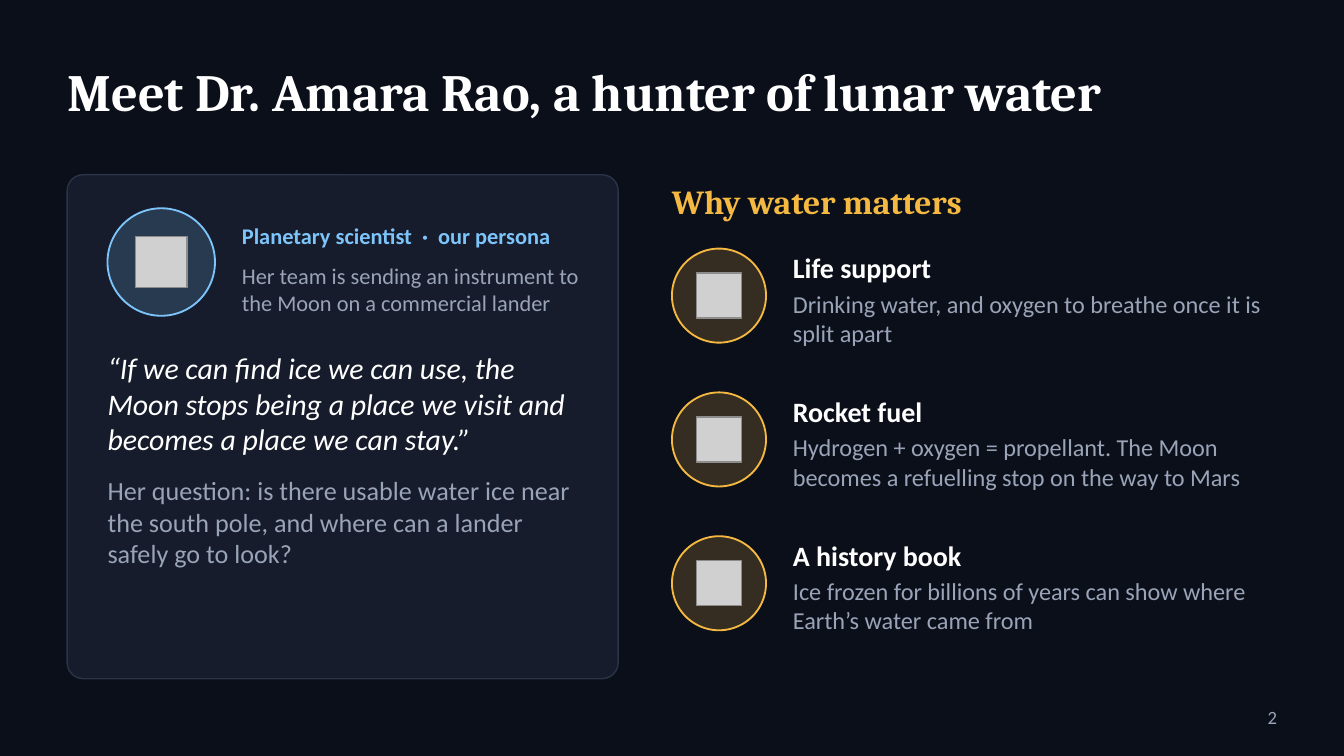
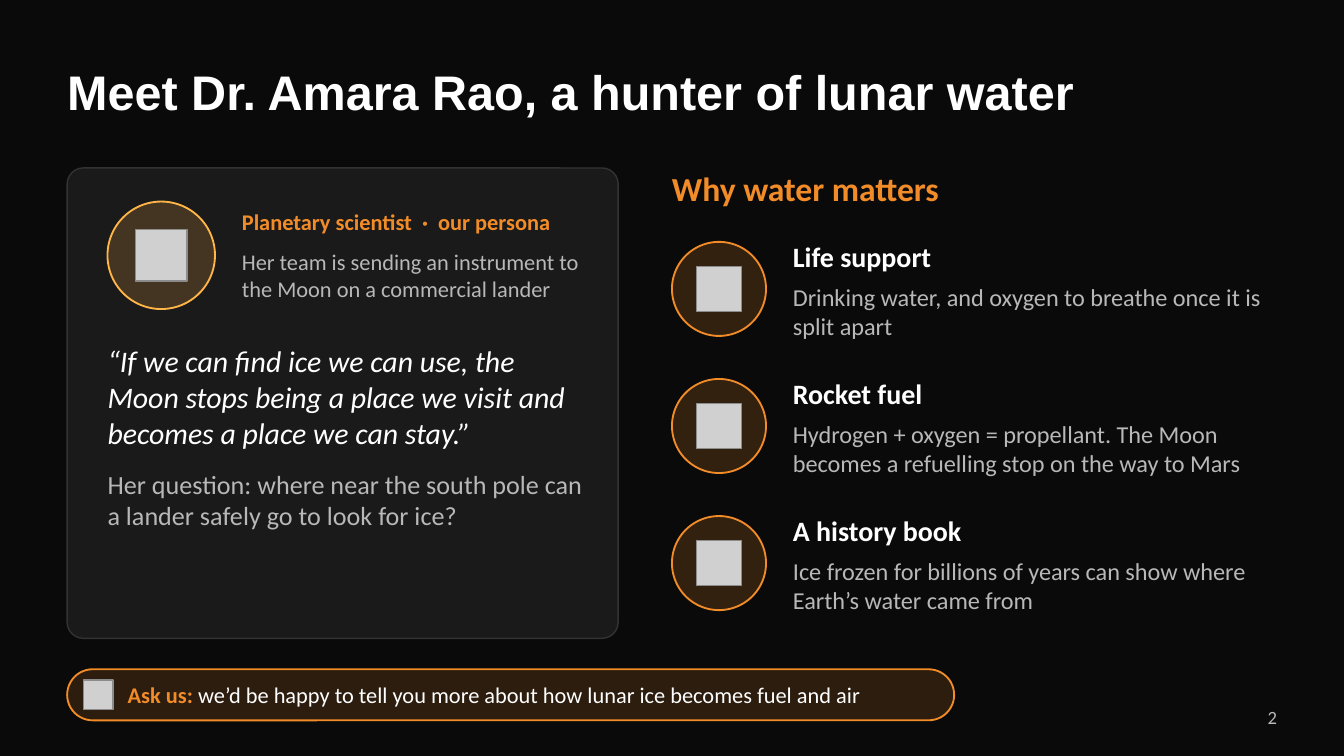
Before and after one commit to McCEwan/Lunarcy, a slide deck: slide 2 of Lunarcy_pitch.pptx. Drawn at 1344x756 pixels with LibreOffice and Linux fonts; fonts in the diff are those of the drawing; grey boxes stand for pictures. Boxes give left, top, right and bottom in pixels: in the first picture for what was removed or moved away, otherwise in the second. Text is boxed around its words. In the diff, an @@ line names an element or a change of style, - is before the commit and + after.

```diff
--- a/Lunarcy_pitch.pptx
+++ b/Lunarcy_pitch.pptx
@@ background #0B0F1A to #0A0A0A @@
@@ title "Meet Dr. Amara Rao, a ..." at (67, 75, 1074, 118): size 28 to 26 pt, font Cambria to Arial @@
@@ rounded rectangle: place and size @@
-rounded rectangle at (67, 175, 618, 679)
+rounded rectangle at (67, 168, 618, 638)
@@ rounded rectangle at (67, 168, 618, 638): fill #161C2B to #1A1A1A; outline #2A3347 0.75 pt to #333333 0.75 pt; proportions changed @@
@@ text "Why water matters" at (672, 177, 939, 207): font Cambria to Calibri, text colour #F5B942 to #F28C28; vertical alignment middle to top @@
@@ ellipse at (108, 202, 215, 309): fill #7CC4FA at 18% opacity to #FFB547 at 18% opacity; outline #7CC4FA 1 pt to #FFB547 1 pt @@
@@ text "Planetary scientist · our persona" at (242, 214, 550, 234): text colour #7CC4FA to #F28C28; vertical alignment middle to top @@
@@ text "Her team is sending an ..." at (242, 254, 578, 297): text colour #9AA4B8 to #B8B8B8; vertical alignment middle to top @@
@@ 4 texts, 2 pictures, 2 ellipses: place and size @@
-4 texts, 2 pictures, 2 ellipses at (108, 190, 1260, 346)
+4 texts, 2 pictures, 2 ellipses at (108, 177, 1260, 339)
@@ 2 texts, 1 ellipse, 1 picture: place and size @@
-2 texts, 1 ellipse, 1 picture at (672, 392, 1240, 490)
+2 texts, 1 ellipse, 1 picture at (672, 379, 1240, 476)
@@ text at (108, 476, 582, 530): text changed; text colour #9AA4B8 to #B8B8B8 @@
-Her question: is there usable water ice near the south pole, and where can a lander safely go to look?
+Her question: where near the south pole can a lander safely go to look for ice?
@@ fill #F5B942 at 18% opacity to #F28C28 at 18% opacity; outline #F5B942 1 pt to #F28C28 1 pt in 3 elements at (672, 242, 766, 336), (672, 379, 766, 473), (672, 516, 766, 610) @@
@@ vertical alignment middle to top in 3 elements at (793, 247, 931, 272), (793, 384, 922, 405), (793, 521, 962, 546) @@
@@ 2 texts, 1 ellipse, 1 picture: place and size @@
-2 texts, 1 ellipse, 1 picture at (672, 536, 1245, 630)
+2 texts, 1 ellipse, 1 picture at (672, 516, 1245, 610)
@@ text colour #9AA4B8 to #B8B8B8 in 4 elements at (1268, 712, 1277, 724), (793, 289, 1260, 339), (793, 426, 1240, 476), (793, 563, 1245, 609) @@
@@ rounded rectangle added at (67, 669, 954, 720), fill #F28C28 at 15% opacity, outline #F28C28 1 pt @@
@@ picture added at (83, 680, 113, 710) @@
@@ text added at (128, 687, 860, 707), 12 pt, text #FFFFFF @@
+Ask us: we’d be happy to tell you more about how lunar ice becomes fuel and air
```
Also in this commit, not shown: 2 other slides changed, 4 slides added, 4 slides removed, 1 other file.
